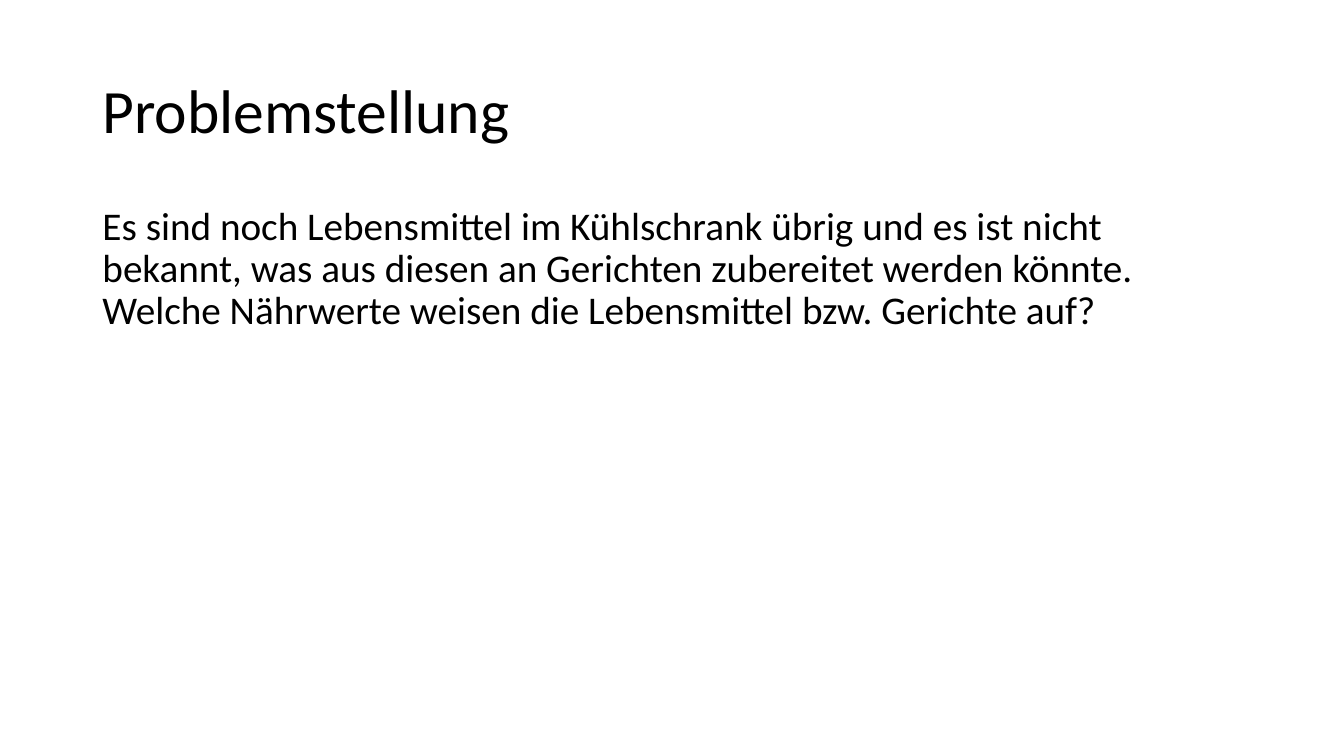
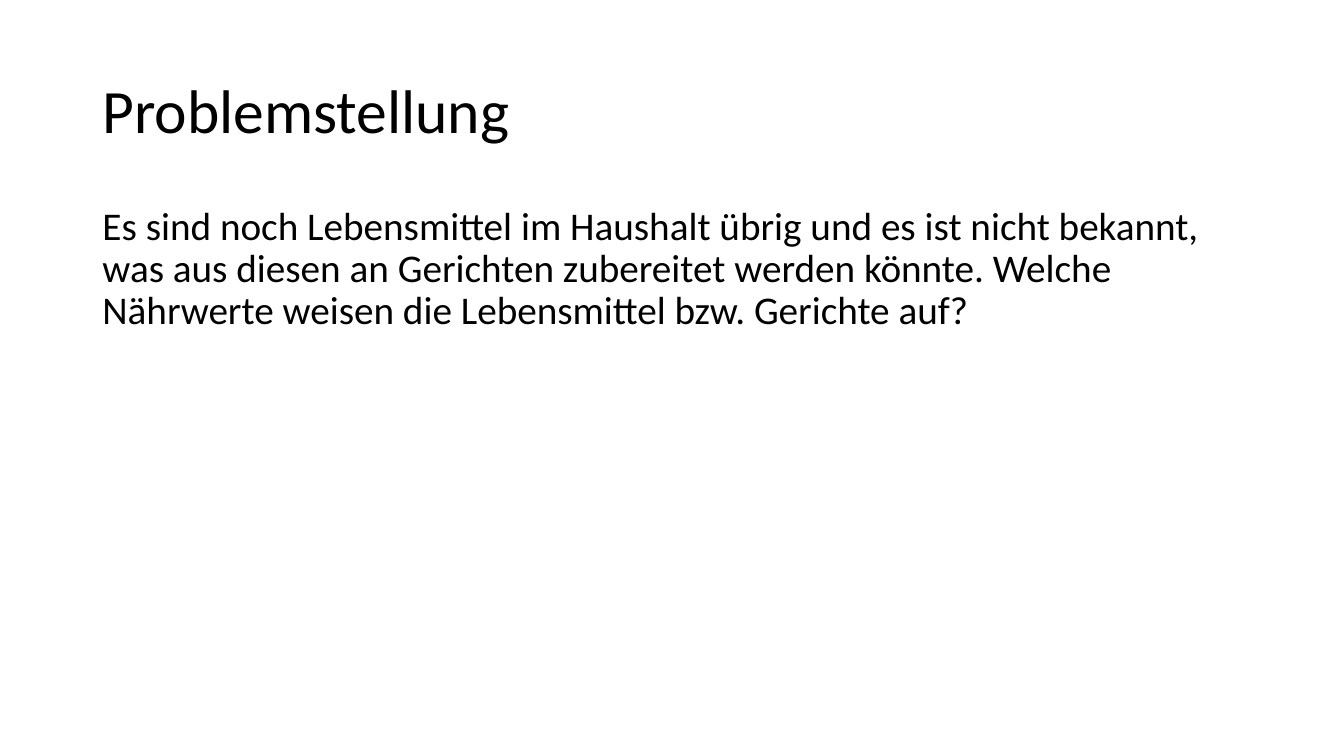
Before and after one commit to mbudde4/WBA2SS19JuwigFischerBudde, a slide deck: slide 3 of präsentation_ms1.pptx. Drawn at 1344x756 pixels with LibreOffice and Linux fonts; fonts in the diff are those of the drawing. Boxes give left, top, right and bottom in pixels: in the first picture for what was removed or moved away, otherwise in the second. Text is boxed around its words. In the diff, an @@ line names an element or a change of style, - is before the commit and + after.

Commit message:
Präsi update

```diff
--- a/präsentation_ms1.pptx
+++ b/präsentation_ms1.pptx
@@ text at [102, 212, 1199, 325]: text changed @@
-Es sind noch Lebensmittel im Kühlschrank übrig und es ist nicht bekannt, was aus diesen an Gerichten zubereitet werden könnte. Welche Nährwerte weisen die Lebensmittel bzw. Gerichte auf?
+Es sind noch Lebensmittel im Haushalt übrig und es ist nicht bekannt, was aus diesen an Gerichten zubereitet werden könnte. Welche Nährwerte weisen die Lebensmittel bzw. Gerichte auf?
```
